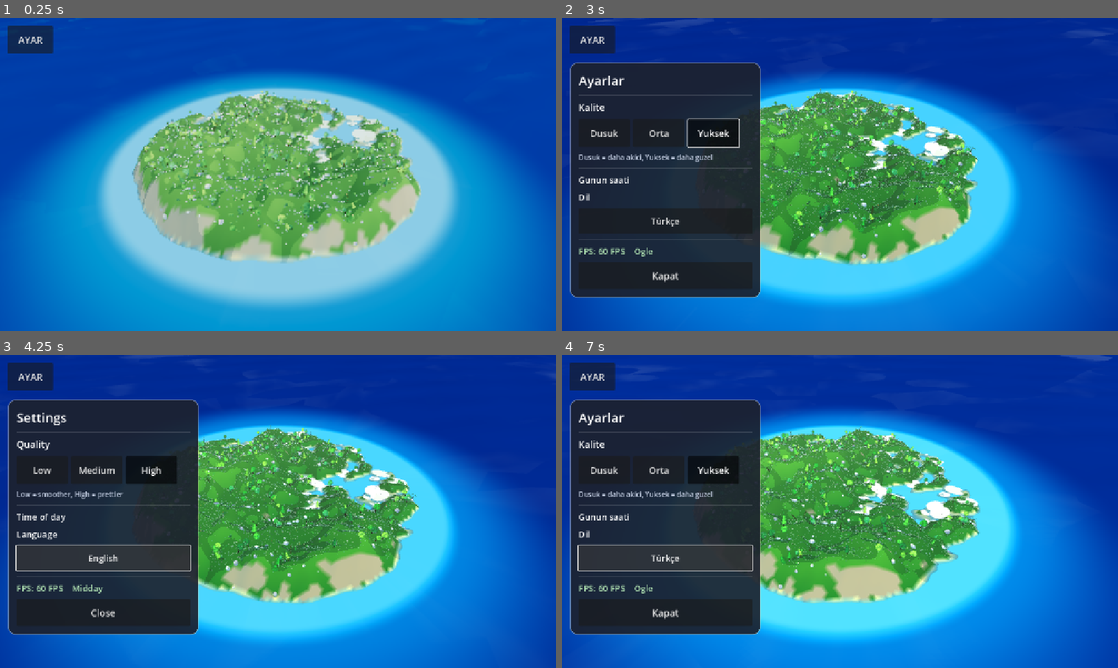
Above: before the commit, frames 1-4 (two rows, left to right).
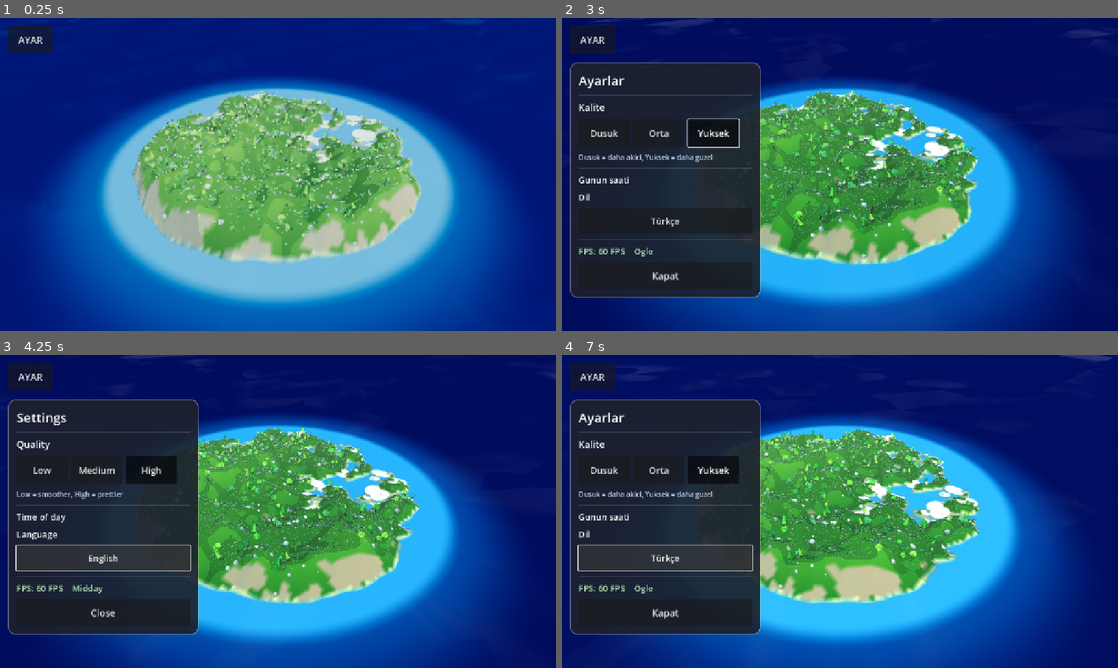
Above: after the commit, the same moments.

Repository: eraslan19j/game
Game: Godot game, scene res://scenes/world/world.tscn
Two runs of this game, one before a commit and one after it. Both use one fixed random seed, a clock stepped at 60 frames per second and the inputs below.
Inputs:
- Up to frame 1 (0.25 s): no input
- Up to frame 2 (3 s): click "AYAR" at 0.5 s; click "Dusuk" at 1.25 s; click "Orta" at 2 s; click "Yuksek" at 2.75 s
- Up to frame 3 (4.25 s): click "Türkçe" at 3.5 s
- Up to frame 4 (7 s): click "Low" at 4.25 s; click "Medium" at 5 s; click "High" at 5.75 s; click "English" at 6.5 s

The runs differ from the first frame. In frame 1, 69% of the frame differs, in the area x 0-100%, y 0-100%; in frame 2, 56%; in frame 3, 56%; in frame 4, 57%.

Commit message:
Deniz tonlari koyulastirildi (asiri soluk halka giderildi)
Co-authored-by: arena-agent <297053741+arena-agent@users.noreply.github.com>

Diff:
--- a/shaders/water.gdshader
+++ b/shaders/water.gdshader
@@ -4,8 +4,8 @@
 // arasindaki mesafe artar. Doku okumaya bagimli degil (guvenli).
 render_mode shadows_disabled, fog_disabled;
 
-uniform vec4 shallow_color : source_color = vec4(0.17, 0.55, 0.68, 1.0);
-uniform vec4 deep_color : source_color = vec4(0.07, 0.30, 0.50, 1.0);
+uniform vec4 shallow_color : source_color = vec4(0.10, 0.40, 0.55, 1.0);
+uniform vec4 deep_color : source_color = vec4(0.04, 0.20, 0.38, 1.0);
 uniform vec4 foam_color : source_color = vec4(0.92, 0.99, 0.99, 1.0);
 uniform vec4 shore_color : source_color = vec4(0.72, 0.93, 0.90, 1.0);
 uniform float wave_speed = 1.0;
@@ -48,7 +48,7 @@
 	// boylece kamera donerken deniz rengi degismez (eskiden asiri parlak
 	// halkalar olusuyordu).
 	float island_dist = length(world_pos.xz);
-	vec3 col = mix(shallow_color.rgb, deep_color.rgb, smoothstep(74.0, 120.0, island_dist));
+	vec3 col = mix(shallow_color.rgb, deep_color.rgb, smoothstep(74.0, 104.0, island_dist));
 
 	// Kiyi hattinda ince kopuk cizgisi.
 	float foam = 1.0 - smoothstep(71.0, 78.0, island_dist);
